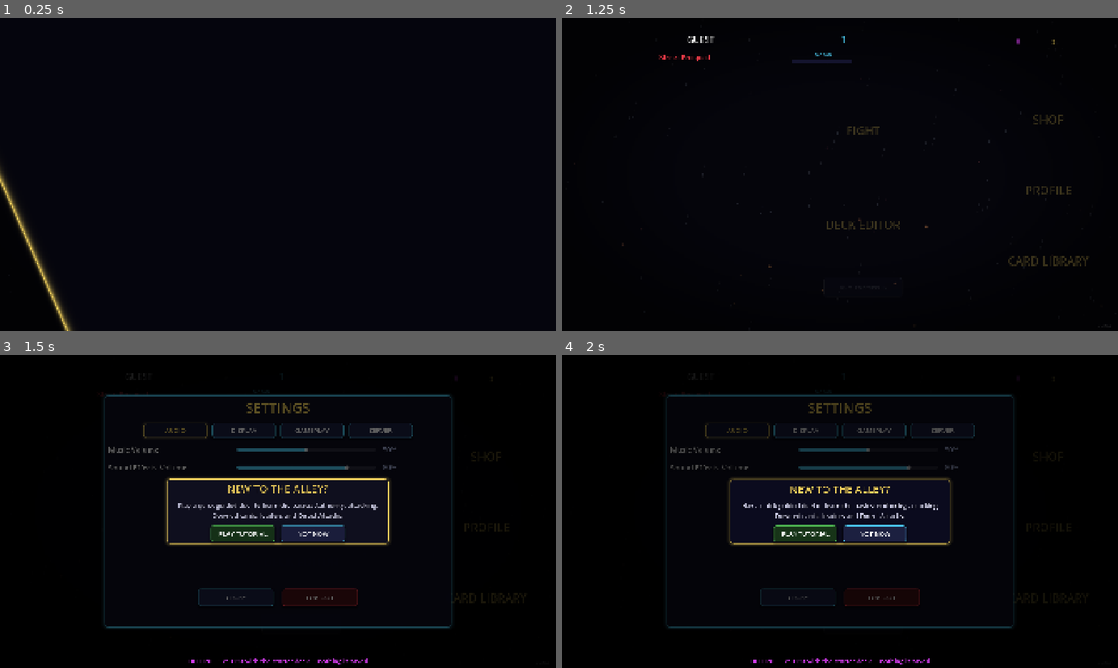
Above: before the commit, frames 1-4 (two rows, left to right).
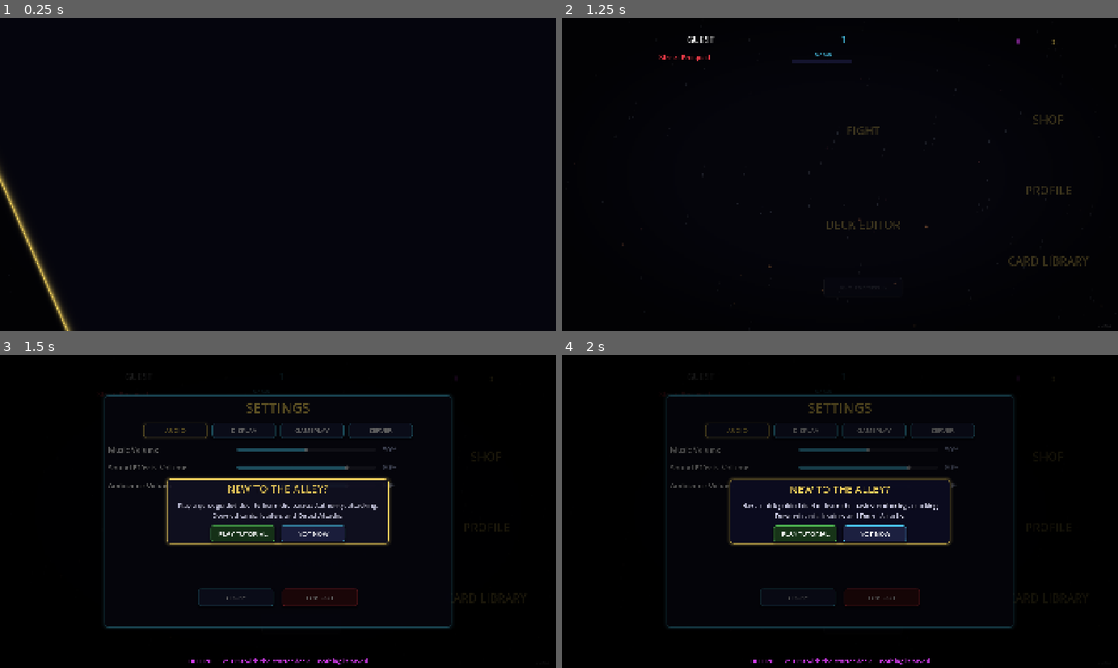
Above: after the commit, the same moments.

Repository: jacob199097/alleyway-brawlers
Game: Godot game, scene res://scenes/boot.tscn
Same seed, same stepped clock (60 frames per second), same inputs: the game is played once before the commit and once after it.
Inputs (mouse positions are in pixels of both pictures, inside the frame that each line leads up to):
- Up to frame 1 (0.25 s): no input
- Up to frame 2 (1.25 s): click "PLAY OFFLINE (VS CPU)" at 0.5 s
- Up to frame 3 (1.5 s): click (322, 383) at 1.27 s
- Up to frame 4 (2 s): no input

Frames 1-2 are identical in both runs. In frame 3, less than 0.1% of the frame differs, in the area x 19-71%, y 40-43%; in frame 4, less than 0.1%.

Commit message:
Sound: music and ambience player (crossfades, tense duel music, stings), rain and city in duels, crowd while finding a match, rooftop wind, neon buzz from the light that stutters, phase and turn stingers, hover/click/error/karat; stand-ins rendered by tools/render_audio.mjs; docs/AUDIO_PROMPTS.md
- scripts/audio/soundscape.gd (Game.sound): music(), ambience(), sting(); tracks are sounds in
  assets/sfx (music_*, amb_*), so generated files dropped in replace the stand-ins and reach players
  through the content download. An Ambience bus and volume setting.
- Sfx: mp3 recordings, play_at() (panned from a point on screen), new sounds fall back to old ones.
- The mat shader's stutter is driven by duel.gd now (one of the mat's real neon patches, found in
  the image), with the buzz played from that spot.
- The server hands out .mp3 sounds too; the asset sync copies .wav and .mp3.

Co-Authored-By: Claude Opus 5.5 <noreply@anthropic.com>

Diff:
--- /dev/null
+++ b/godot/scripts/audio/soundscape.gd
@@ -0,0 +1,139 @@
+extends Node
+## Music and ambience (Game.sound). One music track at a time, crossfaded when it changes; an
+## ambience loop under it (rain on the street in duels, the crowd while finding a match, wind on the
+## rooftop); stings (victory, defeat) that duck the music while they play.
+## Tracks are sounds like any other (assets/sfx: music_menu, music_duel, music_duel_tense,
+## music_victory, amb_city_rain, ...), so Sfx finds the recording, downloaded or built in, and a
+## generated track dropped into assets/sfx replaces the stand-in. docs/AUDIO_PROMPTS.md lists them.
+##   Game.sound.music("duel")   Game.sound.ambience("crowd")   Game.sound.sting("victory", "menu")
+
+const MUSIC_DB := -9.0
+const AMBIENCE_DB := -4.0
+const DUCK_DB := -16.0   # the music under a sting
+## Tracks that existed before the sound folder had music (used until it has its own)
+const OLD_TRACKS := {"menu": "res://assets/main_menu_theme_loop.mp3"}
+
+var _music: Array[AudioStreamPlayer] = []   # two, so one fades in while the other fades out
+var _amb: Array[AudioStreamPlayer] = []
+var _sting: AudioStreamPlayer
+var _now := {"music": "", "amb": ""}
+var _use := {"music": 0, "amb": 0}
+var _resume := ""   # the track to bring in once the sting is over
+
+
+func _ready() -> void:
+	process_mode = Node.PROCESS_MODE_ALWAYS
+	for i in 2:
+		_music.append(_player("Music"))
+		_amb.append(_player("Ambience"))
+	_sting = _player("Music")
+	_sting.finished.connect(_sting_done)
+
+
+func _player(bus: String) -> AudioStreamPlayer:
+	var p := AudioStreamPlayer.new()
+	p.bus = bus
+	p.volume_db = -80.0
+	add_child(p)
+	return p
+
+
+## Crossfade to a track: "menu", "duel", "duel_tense", ... ("" fades the music out).
+func music(track: String, fade := 1.6) -> void:
+	if track == _now.music and (track == "" or _music[_use.music].playing):
+		return
+	_now.music = track
+	var stream: AudioStream = null
+	if track != "":
+		stream = _looping("music_" + track)
+		if stream == null and OLD_TRACKS.has(track) and ResourceLoader.exists(OLD_TRACKS[track]):
+			stream = _looped(load(OLD_TRACKS[track]))
+	_swap(_music, "music", stream, MUSIC_DB, fade)
+
+
+## The track playing now ("" for none).
+func current() -> String:
+	return _now.music
+
+
+## Whether a track has a recording (music_<track>).
+func has_track(track: String) -> bool:
+	return not Sfx.streams("music_" + track).is_empty()
+
+
+## Crossfade to an ambience loop: "city_rain", "crowd", "rooftop" ("" fades it out).
+func ambience(loop: String, fade := 2.0) -> void:
+	if loop == _now.amb:
+		return
+	_now.amb = loop
+	_swap(_amb, "amb", _looping("amb_" + loop) if loop != "" else null, AMBIENCE_DB, fade)
+
+
+## A music sting over everything ("victory", "defeat"): the music dips while it plays, then comes
+## back, or `then` fades in once it's over ("" keeps what was playing).
+func sting(name: String, then := "") -> void:
+	var options: Array = Sfx.streams("music_" + name)
+	if options.is_empty():
+		Sfx.play(name)   # (no sting recorded: the short sound of that name)
+		if then != "":
+			music(then, 2.5)
+		return
+	_resume = then
+	_sting.stream = options[randi() % options.size()]
+	_sting.volume_db = MUSIC_DB + 3.0
+	_sting.play()
+	var p := _music[_use.music]
+	if p.playing:
+		_tween().tween_property(p, "volume_db", MUSIC_DB + DUCK_DB, 0.25)
+
+
+func _sting_done() -> void:
+	if _resume != "":
+		var track := _resume
+		_resume = ""
+		music(track, 3.0)
+	else:
+		var p := _music[_use.music]
+		if p.playing:
+			_tween().tween_property(p, "volume_db", MUSIC_DB, 1.5)
+
+
+## The new stream fades in on the spare player while the old one fades out and stops.
+func _swap(players: Array[AudioStreamPlayer], key: String, stream: AudioStream, target_db: float, fade: float) -> void:
+	var old := players[_use[key]]
+	if old.playing:
+		var t := _tween()
+		t.tween_property(old, "volume_db", -80.0, fade).set_trans(Tween.TRANS_SINE).set_ease(Tween.EASE_IN)
+		t.tween_callback(old.stop)
+	if stream == null:
+		return
+	_use[key] = 1 - _use[key]
+	var p := players[_use[key]]
+	p.stream = stream
+	p.volume_db = -80.0
+	p.play()
+	_tween().tween_property(p, "volume_db", target_db, fade).set_trans(Tween.TRANS_SINE).set_ease(Tween.EASE_OUT)
+
+
+## A looping copy of the named sound (a random one of its recordings), or null.
+func _looping(sound: String) -> AudioStream:
+	var options: Array = Sfx.streams(sound)
+	if options.is_empty():
+		return null
+	return _looped(options[randi() % options.size()])
+
+
+static func _looped(s: AudioStream) -> AudioStream:
+	if s is AudioStreamWAV:
+		var w := s as AudioStreamWAV
+		w.loop_mode = AudioStreamWAV.LOOP_FORWARD
+		w.loop_begin = 0
+		w.loop_end = int(w.get_length() * w.mix_rate)
+	elif s is AudioStreamOggVorbis or s is AudioStreamMP3:
+		s.loop = true
+	return s
+
+
+## Fades keep their pace in a sped-up or slowed duel.
+func _tween() -> Tween:
+	return create_tween().set_ignore_time_scale(true)
--- a/godot/scripts/duel/duel.gd
+++ b/godot/scripts/duel/duel.gd
@@ -159,6 +159,8 @@
 var _foes: Array = ["opponent"]              # everyone else (FFA: foe1, foe2, foe3 in turn order)
 var _boards := {}          # FFA: side -> {c: centre, s: card scale, p: spacing scale, rows, plate}
 var _paint := {}           # the slots painted on the mat (front, back, pile), when there's a mat
+var _neon := {}            # the mat whose neon stutters now and then: {mat: ShaderMaterial, zones: [{zone, at}]}
+var _tense := false        # the music has turned tense (someone is close to losing)
 var _out := {}             # FFA: side -> finishing place, once they're out
 var _direct_btns: Array = []
 
@@ -178,6 +180,7 @@
 		if not _paint.is_empty():
 			$BackLayer/Background.modulate = Color(0.85, 0.85, 0.92)
 			$BackLayer/Background.material = _alive($BackLayer/Background.texture.get_size())
+			_neon = {"mat": $BackLayer/Background.material, "zones": _find_neon($BackLayer/Background.texture, _cover_point.bind($BackLayer/Background.texture.get_size()))}
 	_build_detail()
 	var me := Game.player
 	var online_start: Dictionary = Game.duel_setup.get("start", {}) if Game.duel_setup.get("online", false) else {}
@@ -194,6 +197,7 @@
 			mat.mouse_filter = Control.MOUSE_FILTER_IGNORE
 			mat.material = _alive(mat.texture.get_size())
 			$BackLayer.add_child(mat)
+			_neon = {"mat": mat.material, "zones": _find_neon(mat.texture, func(p: Vector2) -> Vector2: return MAT_FFA.position + p * MAT_FFA.size.x / MAT_FFA_PX)}
 			$BackLayer.add_child(_steam(MAT_FFA.position + FFA_MANHOLE * MAT_FFA.size.x / MAT_FFA_PX))
 	# Card backs players chose (achievements): a clan, or none = their deck's clan back
 	_chosen_back.player = str(me.get("card_back")) if me.get("card_back") is String else ""
@@ -1025,6 +1029,67 @@
 	return m
 
 
+## Where a point of the full-screen mat image is on the screen (it covers the screen, cropped).
+static func _cover_point(p: Vector2, tex_size: Vector2) -> Vector2:
+	var k := maxf(1920.0 / tex_size.x, 1080.0 / tex_size.y)
+	return p * k - (tex_size * k - Vector2(1920, 1080)) / 2.0
+
+
+## The mat's neon: the 160 px patches of the image with lit tubes in them (bright, saturated
+## pixels), and where each is on the screen; only ones between the side panels.
+func _find_neon(tex: Texture2D, to_screen: Callable) -> Array:
+	var img := tex.get_image() if tex else null
+	if img == null or img.is_empty():
+		return []   # (headless)
+	if img.is_compressed():
+		img.decompress()
+	var out: Array = []
+	var zone := 160
+	for zy in range(0, img.get_height(), zone):
+		for zx in range(0, img.get_width(), zone):
+			var lit := 0
+			var n := 0
+			for y in range(zy, mini(zy + zone, img.get_height()), 8):
+				for x in range(zx, mini(zx + zone, img.get_width()), 8):
+					var c := img.get_pixel(x, y)
+					n += 1
+					if c.v > 0.55 and c.s > 0.45:
+						lit += 1
+			if n == 0 or float(lit) / n < 0.05:
+				continue
+			var at: Vector2 = to_screen.call(Vector2(zx + zone / 2.0, zy + zone / 2.0))
+			if at.x > 420.0 and at.x < 1650.0 and at.y > -40.0 and at.y < 1120.0:
+				out.append({"zone": Vector2(zx / zone, zy / zone), "at": at})
+	return out
+
+
+## Now and then one of the mat's neon lights stutters, buzzing from where it is.
+func _neon_loop() -> void:
+	while is_inside_tree() and not _neon.is_empty() and not (_neon.zones as Array).is_empty():
+		await get_tree().create_timer(randf_range(5.0, 12.0), true, false, true).timeout
+		if not is_inside_tree():
+			return
+		var z: Dictionary = (_neon.zones as Array).pick_random()
+		var m: ShaderMaterial = _neon.mat
+		m.set_shader_parameter("stutter_zone", z.zone)
+		Sfx.play_at("neon_buzz", z.at, self, -8.0, randf_range(0.94, 1.06))
+		var t := create_tween().set_ignore_time_scale(true)
+		t.tween_method(func(k: float): m.set_shader_parameter("stutter_k", k), 0.0, 1.0, 0.7)
+		t.tween_callback(func(): m.set_shader_parameter("stutter_k", -1.0))
+
+
+## The music turns tense once someone still in is down to a third of their Morale.
+func _tension() -> void:
+	if _tense or _mode == "over" or duel == null:
+		return
+	for side in _sides:
+		if not _out.has(side) and duel.sides.has(side) and int(duel.sides[side].get("morale", DuelState.START_MORALE)) <= DuelState.START_MORALE / 3:
+			_tense = true
+			if Game.sound.has_track("duel_tense"):
+				Game.sound.music("duel_tense", 2.5)
+			return
+
+
 ## Steam rising from a manhole (soft puffs that grow, drift and fade).
 func _steam(at: Vector2) -> CPUParticles2D:
 	var p := CPUParticles2D.new()
@@ -1130,6 +1195,8 @@
 		_update_next_btn()
 		return true
 	if not duel.do_action(side, action):
+		if side == "player":
+			Sfx.play("error", 1.0, -4.0)
 		return false
 	_queue.append_array(duel.take_events())
 	_pump()
@@ -1368,7 +1435,7 @@
 	_ui.turn_num.text = "TURN %d" % ev.turn
 	_ui.turn_who.text = _turn_text(mine, ev.side)
 	_ui.turn_who.label_settings.font_color = BLUE if mine else _side_color(ev.side)
-	Sfx.play("turn", 1.0 if mine else 0.84)
+	Sfx.play("turn_yours" if mine else "turn_theirs")
 	# A Downed look the rules no longer have goes (only cleared here: the rules may be ahead of
 	# what is shown, and a card about to be Downed gets its look from that event)
 	for side in field:
@@ -1386,7 +1453,7 @@
 	_set_phase_ui(ev.phase)
 	if not PHASE_NAMES.has(ev.phase):
 		return
-	Sfx.play("phase")
+	Sfx.play("phase_" + str(ev.phase), 1.0, -2.0)
 	await _phase_flash("%s PHASE" % PHASE_NAMES[ev.phase], BLUE if ev.side == "player" else RED)
 
 
@@ -2600,10 +2667,12 @@
 		shake(14)
 		_post_pulse("aberration", 10.0, 0.4)
 		Sfx.play("boom", 0.8, -4.0)
+		Game.sound.music("", 0.8)
 		await _wait(0.9)
 		_finish_match(won)
 		return
-	Sfx.play("victory" if won else "defeat")
+	Game.sound.music("", 0.6)
+	Game.sound.sting("victory" if won else "defeat")
 	var title := _label(170, GOLD if won else RED, true)
 	title.text = ("VICTORY" if won else "DEFEAT") if not _spectating else "%s WINS" % str(_names.player if won else _names.opponent).to_upper()
 	title.size = Vector2(1920, 220)
@@ -3490,6 +3559,7 @@
 
 
 func _set_morale(side: String, value: int) -> void:
+	_tension.call_deferred()
 	var p: Dictionary = _panels[side]
 	var from: float = p.shown
 	p.shown = float(value)
@@ -3596,20 +3666,11 @@
 	_ui.turn_who = who
 
 
+## The duel's music and the street around it (Game.sound); the neon starts acting up.
 func _play_music() -> void:
-	var path := "res://assets/duel_theme.mp3"
-	if not ResourceLoader.exists(path):
-		return
-	var stream: AudioStream = load(path)
-	if stream is AudioStreamMP3:
-		stream.loop = true
-	Game.stop_music()
-	var music := AudioStreamPlayer.new()
-	music.bus = "Music"
-	music.stream = stream
-	music.volume_db = -14.0
-	add_child(music)
-	music.play()
+	Game.sound.music("duel", 2.0)
+	Game.sound.ambience("city_rain")
+	_neon_loop()
 
 
 func _make_theme() -> Theme:
--- a/godot/scripts/game.gd
+++ b/godot/scripts/game.gd
@@ -39,9 +39,9 @@
 	"turn_alert": true,             # flash the taskbar + sound when it's your move and the game isn't in front
 	"rival_emotes": true,           # show the opponent's emotes
 	"glow_symbols": false,          # colour-blind help: a shape on every glow, not just its colour
+	"ambience_volume": 0.8,         # rain, the crowd, the wind (Game.sound)
 	"last_seen_version": "",        # patch notes are shown once per new version (screens/main_menu.gd)
 }
-const MENU_MUSIC := "res://assets/main_menu_theme_loop.mp3"
 const ErrorReport := preload("res://scripts/error_report.gd")
 const ERROR_SEND_SECS := 20.0
 const UPDATE_CHECK_SECS := 300.0   # while the game is open: is there a new version?
@@ -58,9 +58,9 @@
 var view_player_id := ""    # social → profile: show this friend's profile instead of yours
 var match_result := {}      # duel → post-match
 
-var _music: AudioStreamPlayer
+## Music, ambience and stings (scripts/audio/soundscape.gd): Game.sound.music("duel"), .ambience("crowd")
+var sound: Node
 var _errors: ErrorReport   # sends the game's errors to the server (scripts/error_report.gd)
-var _music_path := ""
 var _fade: ColorRect
 var _fps: Label
 var _going := false
@@ -69,13 +69,13 @@
 
 func _ready() -> void:
 	process_mode = Node.PROCESS_MODE_ALWAYS
-	for bus in ["Music", "SFX"]:
+	for bus in ["Music", "SFX", "Ambience"]:
 		if AudioServer.get_bus_index(bus) == -1:
 			AudioServer.add_bus()
 			AudioServer.set_bus_name(AudioServer.bus_count - 1, bus)
-	_music = AudioStreamPlayer.new()
-	_music.bus = "Music"
-	add_child(_music)
+	sound = load("res://scripts/audio/soundscape.gd").new()
+	sound.name = "Soundscape"
+	add_child(sound)
 
 	var layer := CanvasLayer.new()
 	layer.layer = 100
@@ -310,6 +310,7 @@
 func apply_settings() -> void:
 	_set_bus("Music", settings.music_volume)
 	_set_bus("SFX", settings.sfx_volume)
+	_set_bus("Ambience", float(settings.get("ambience_volume", 0.8)))
 	Engine.max_fps = int(settings.fps_cap)
 	if DisplayServer.get_name() == "headless":
 		return
@@ -355,29 +356,14 @@
 
 # ── Music ────────────────────────────────────────────────────────────────────
 
-## Keeps the menu track playing across menu screens (restarting only when it changes).
-func play_music(path: String, volume_db := -8.0) -> void:
-	if path == _music_path and _music.playing:
-		return
-	_music_path = path
-	_music.stop()
-	if not ResourceLoader.exists(path):
-		return
-	var stream: AudioStream = load(path)
-	if stream is AudioStreamMP3:
-		stream.loop = true
-	_music.stream = stream
-	_music.volume_db = volume_db
-	_music.play()
-
-
+## The menu track across menu screens (it keeps playing from screen to screen), no ambience.
 func play_menu_music() -> void:
-	play_music(MENU_MUSIC)
+	sound.music("menu")
+	sound.ambience("")
 
 
 func stop_music() -> void:
-	_music_path = ""
-	_music.stop()
+	sound.music("", 0.6)
 
 
 # ── Duel decks ───────────────────────────────────────────────────────────────
--- a/godot/scripts/screens/ffa_lobby.gd
+++ b/godot/scripts/screens/ffa_lobby.gd
@@ -22,6 +22,7 @@
 func _ready() -> void:
 	back_to = ""
 	UI.background(self, "arena_lobby.png" if UI.tex("arena_lobby.png") else "duel_background.png", 0.62)   # (the crowd waiting for a fight)
+	Game.sound.ambience("crowd")
 	UI.title(self, "FREE-FOR-ALL", ACCENT)
 	var sub := UI.label("4 players · every one for themselves · last one standing wins", 24, UI.MUTED)
 	sub.size = Vector2(1920, 32)
--- a/godot/scripts/screens/fight_mode.gd
+++ b/godot/scripts/screens/fight_mode.gd
@@ -12,7 +12,8 @@
 
 func _ready() -> void:
 	back_to = "main_menu"
-	UI.background(self, "arena_rooftop.png" if UI.tex("arena_rooftop.png") else "duel_background.png", 0.4 if UI.tex("arena_rooftop.png") else 0.62)   # (the rooftop over the city)
+	UI.background(self, "arena_rooftop.png" if UI.tex("arena_rooftop.png") else "duel_background.png", 0.4 if UI.tex("arena_rooftop.png") else 0.62)
+	Game.sound.ambience("rooftop")   # (the rooftop over the city)
 	UI.title(self, "SELECT BATTLE MODE")
 	var level := int(Game.player.get("level", 1))
 	var modes := [
--- a/godot/scripts/screens/matchmaking.gd
+++ b/godot/scripts/screens/matchmaking.gd
@@ -12,6 +12,7 @@
 func _ready() -> void:
 	back_to = ""
 	UI.background(self, "arena_lobby.png" if UI.tex("arena_lobby.png") else "duel_background.png", 0.62)   # (the crowd waiting for a fight)
+	Game.sound.ambience("crowd")
 	UI.title(self, "CASUAL BRAWL")
 	var p := UI.panel(UI.BLUE, Color(0.04, 0.04, 0.12, 0.94))
 	p.position = Vector2(560, 300)
--- a/godot/scripts/screens/post_match.gd
+++ b/godot/scripts/screens/post_match.gd
@@ -28,6 +28,7 @@
 func _ready() -> void:
 	var d: Dictionary = Game.match_result
 	_won = d.get("result") == "win"
+	Game.sound.ambience("")
 	_add.blend_mode = CanvasItemMaterial.BLEND_MODE_ADD
 	_dot = _soft_dot()
 	_build_backdrop(d.get("snapshot"))
@@ -94,7 +95,7 @@
 
 func _impact(art: Control, shine: ShaderMaterial, rays: Node2D) -> void:
 	var at := art.position + art.pivot_offset
-	Sfx.play("victory" if _won else "defeat")
+	Game.sound.sting("victory" if _won else "defeat", "menu")   # (then the menu music comes in)
 	Sfx.play("slam", 0.9 if _won else 0.6)
 	Sfx.play("boom", 1.0 if _won else 0.65, -2.0)
 	_shake = 24.0 if _won else 34.0
@@ -637,7 +638,7 @@
 	_rewards.visible_ratio = 0.0
 	var reveal := create_tween()
 	reveal.tween_interval(1.0 + INTRO)
-	reveal.tween_callback(func(): Sfx.play("effect", 1.4, -6.0))
+	reveal.tween_callback(func(): Sfx.play("karat", 1.0, -2.0))
 	reveal.tween_property(_rewards, "visible_ratio", 1.0, 0.5)
 	if rw.get("rankChanged", false):
 		_rank_up(str(rw.get("newRank", "")))
--- a/godot/scripts/screens/rps.gd
+++ b/godot/scripts/screens/rps.gd
@@ -22,6 +22,7 @@
 
 func _ready() -> void:
 	UI.background(self, "arena_lobby.png" if UI.tex("arena_lobby.png") else "duel_background.png", 0.55)   # (the crowd waiting for a fight)
+	Game.sound.ambience("crowd")
 	_layer = Control.new()
 	_layer.size = size
 	add_child(_layer)
--- a/godot/scripts/screens/settings_panel.gd
+++ b/godot/scripts/screens/settings_panel.gd
@@ -87,6 +87,7 @@
 		"audio":
 			_slider("Music Volume", "music_volume")
 			_slider("Sound Effects Volume", "sfx_volume")
+			_slider("Ambience Volume", "ambience_volume")
 		"display":
 			_cycle("Window Mode", WINDOW_MODES.map(func(m): return m[0]), WINDOW_MODES.map(func(m): return m[1]), "window_mode")
 			_cycle("Resolution (windowed)", RESOLUTIONS, RESOLUTIONS.map(func(r): return r.replace("x", " × ")), "resolution")
--- a/godot/scripts/sfx.gd
+++ b/godot/scripts/sfx.gd
@@ -1,6 +1,7 @@
 extends Node
 ## Game sounds. Each sound is a set of recordings in assets/sfx: <name>_1.ogg, <name>_2.ogg, ...
-## (or just <name>.ogg / .wav), and each play picks one at random so repeats don't sound the same.
+## (or just <name>.ogg / .mp3 / .wav), and each play picks one at random so repeats don't sound the same.
+## Music and ambience are sounds too (music_*, amb_*), played by Game.sound (scripts/audio/soundscape.gd).
 ## The server also hands them out (backend/routes/content.js), so new or changed sounds reach
 ## players without a new build (scripts/content_sync.gd keeps them in user://content/sfx).
 ## A sound with no recording yet is synthesised (the _r_<name> recipes below).
@@ -11,7 +12,9 @@
 const VOICES := 12
 const DOWNLOADED := "user://content/sfx"
 ## New sounds fall back to an older one until they have recordings of their own
-const FALLBACK := {"laser": "whoosh", "laser_beam": "riser", "pack_open": "ko", "shuffle": "draw"}
+const FALLBACK := {"laser": "whoosh", "laser_beam": "riser", "pack_open": "ko", "shuffle": "draw",
+	"phase_deployment": "phase", "phase_brawl": "phase", "phase_regroup": "phase",
+	"turn_yours": "turn", "turn_theirs": "turn", "hover": "click", "error": "click", "karat": "click"}
 
 var volume_db := -3.0
 var _streams := {}
@@ -58,6 +61,30 @@
 	p.play()
 
 
+## A sound from a place on the screen (panned left or right with it), under parent.
+func play_at(sound: String, at: Vector2, parent: Node, gain_db := 0.0, pitch := 1.0) -> void:
+	var options: Array = _stream(sound)
+	if options.is_empty() or not is_instance_valid(parent):
+		return
+	var p := AudioStreamPlayer2D.new()
+	p.bus = "SFX"
+	p.stream = options[randi() % options.size()]
+	p.position = at
+	p.max_distance = 6000.0
+	p.attenuation = 0.0
+	p.panning_strength = 0.8
+	p.pitch_scale = pitch
+	p.volume_db = volume_db + gain_db
+	p.finished.connect(p.queue_free)
+	parent.add_child(p)
+	p.play()
+
+
+## Every recording of a sound (for music and ambience, which play on their own players).
+func streams(sound: String) -> Array:
+	return _stream(sound)
+
+
 ## Forget loaded sounds (after new ones are downloaded).
 func reload() -> void:
 	_streams.clear()
@@ -77,16 +104,24 @@
 
 
 func _recordings(sound: String) -> Array:
-	var names: Array = ["%s.ogg" % sound, "%s.wav" % sound]
+	var names: Array = ["%s.ogg" % sound, "%s.mp3" % sound, "%s.wav" % sound]
 	for i in range(1, 13):
 		names.append("%s_%d.ogg" % [sound, i])
+		names.append("%s_%d.mp3" % [sound, i])
 		names.append("%s_%d.wav" % [sound, i])
 	var out: Array = []
 	for n in names:
 		var s: AudioStream = null
 		var file := "%s/%s" % [DOWNLOADED, n]
 		if FileAccess.file_exists(file):
-			s = AudioStreamOggVorbis.load_from_file(file) if n.ends_with(".ogg") else AudioStreamWAV.load_from_file(file)
+			if n.ends_with(".ogg"):
+				s = AudioStreamOggVorbis.load_from_file(file)
+			elif n.ends_with(".mp3"):
+				var mp3 := AudioStreamMP3.new()
+				mp3.data = FileAccess.get_file_as_bytes(file)
+				s = mp3
+			else:
+				s = AudioStreamWAV.load_from_file(file)
 		if s == null and ResourceLoader.exists("res://assets/sfx/" + n):
 			s = load("res://assets/sfx/" + n)
 		if s:
--- a/godot/scripts/ui/ui.gd
+++ b/godot/scripts/ui/ui.gd
@@ -99,7 +99,7 @@
 		t.tween_property(b, "scale", Vector2.ONE * s, secs).set_trans(Tween.TRANS_BACK).set_ease(Tween.EASE_OUT)
 	b.mouse_entered.connect(func():
 		if not b.disabled:
-			Sfx.play("click", 1.7, -16.0)
+			Sfx.play("hover", randf_range(0.96, 1.04), -6.0)
 			to.call(1.04, 0.12))
 	b.mouse_exited.connect(func(): to.call(1.0, 0.14))
 	b.button_down.connect(func(): to.call(0.95, 0.06))
--- a/godot/shaders/mat_alive.gdshader
+++ b/godot/shaders/mat_alive.gdshader
@@ -1,14 +1,17 @@
 shader_type canvas_item;
 // The duel mats come alive (scripts/duel/duel.gd): the neon in the art pulses, each light on its own
-// rhythm, and now and then one stutters; a wet sheen drifts over the lit ground; rain rings spread
-// on the dark asphalt; a slow haze rolls across. Works on any mat: the neon is found in the image
-// (bright, saturated pixels), nothing is placed by hand.
+// rhythm; a wet sheen drifts over the lit ground; rain rings spread on the dark asphalt; a slow haze
+// rolls across. Works on any mat: the neon is found in the image (bright, saturated pixels), nothing
+// is placed by hand. Now and then duel.gd makes one light stutter (stutter_zone, stutter_k) and plays
+// its buzz from there.
 
 uniform vec2 tex_size = vec2(1536.0, 1024.0);   // the image in pixels (rings and patches keep their size)
 uniform float neon = 0.45;      // how much the neon swells at its brightest
 uniform float sheen = 0.14;
 uniform float rain = 0.2;
 uniform float haze = 0.06;
+uniform vec2 stutter_zone = vec2(-1.0);   // the 160 px patch whose light stutters
+uniform float stutter_k = -1.0;           // how far through the stutter (0..1), -1 for none
 
 float hash(vec2 p) {
 	return fract(sin(dot(p, vec2(127.1, 311.7))) * 43758.5453);
@@ -35,8 +38,12 @@
 	vec2 zone = floor(px / 160.0);
 	float speed = 0.7 + hash(zone + 7.0) * 1.5;
 	float pulse = 0.5 + 0.5 * sin(TIME * speed + hash(zone) * 6.2832);
-	float stutter = step(0.996, hash(zone + vec2(floor(TIME * 9.0), 0.0)));
-	col *= 1.0 + lit * (neon * pulse - stutter * 0.7);
+	// (the stutter: off, on, off... dying out, as its buzz plays)
+	float stutter = 0.0;
+	if (stutter_k >= 0.0 && distance(zone, stutter_zone) < 0.5) {
+		stutter = step(0.45, fract(stutter_k * 7.0 + 0.3)) * (1.0 - smoothstep(0.75, 1.0, stutter_k));
+	}
+	col *= 1.0 + lit * (neon * pulse - stutter * 0.85);
 
 	// The wet sheen: soft highlights drifting over the ground the light reaches
 	float n = noise(px / 90.0 + vec2(TIME * 0.12, TIME * 0.05)) * noise(px / 37.0 - vec2(TIME * 0.07, 0.0));
--- a/godot/tests/ui_smoke.gd
+++ b/godot/tests/ui_smoke.gd
@@ -123,6 +123,10 @@
 
 func _run() -> void:
 	await _prompt_check()
+	# The duel's sound: its music, the street ambience, the stingers and the neon buzz have recordings
+	_check(Game.sound.current() == "duel", "the duel music is on (got %s)" % Game.sound.current())
+	for name in ["music_duel", "music_duel_tense", "amb_city_rain", "phase_brawl", "turn_yours", "neon_buzz", "music_victory"]:
+		_check(not Sfx.streams(name).is_empty(), "a recording of " + name)
 	await _set_hustle()
 	var frames := 0
 	while frames < 60 * 1800 and (summons < 6 or attacks < 6 or not set_activated):
Not shown, added: godot/scripts/audio/soundscape.gd.uid
Not shown, added: assets/sfx/amb_city_rain.wav
Not shown, added: assets/sfx/amb_crowd.wav
Not shown, added: assets/sfx/amb_rooftop.wav
Not shown, added: assets/sfx/click.wav
Not shown, added: assets/sfx/error.wav
Not shown, added: assets/sfx/hover.wav
Not shown, added: assets/sfx/karat.wav
Not shown, added: assets/sfx/music_defeat.wav
Not shown, added: assets/sfx/music_duel.wav
Not shown, added: assets/sfx/music_duel_tense.wav
Not shown, added: assets/sfx/music_victory.wav
(and 11 more such lines)
